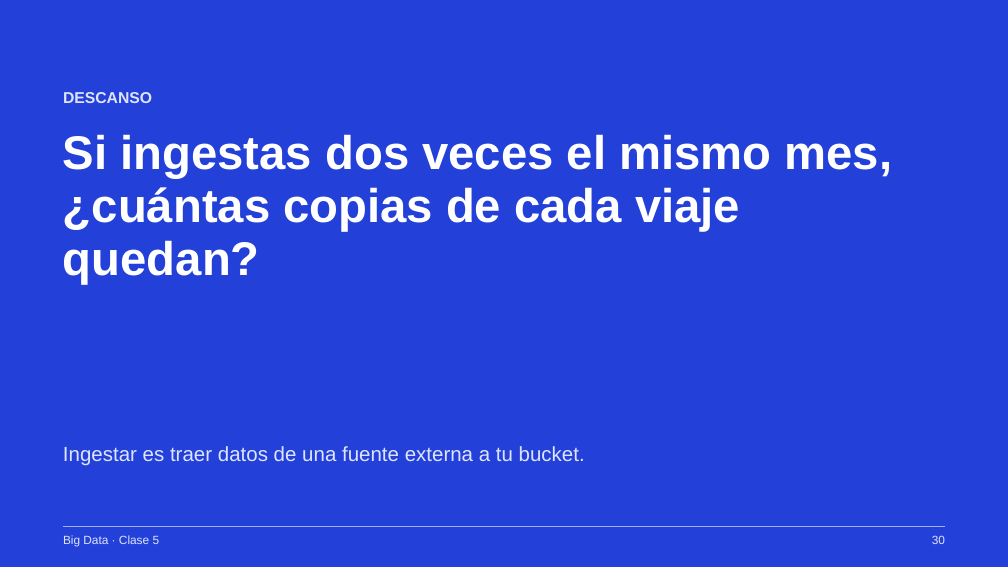
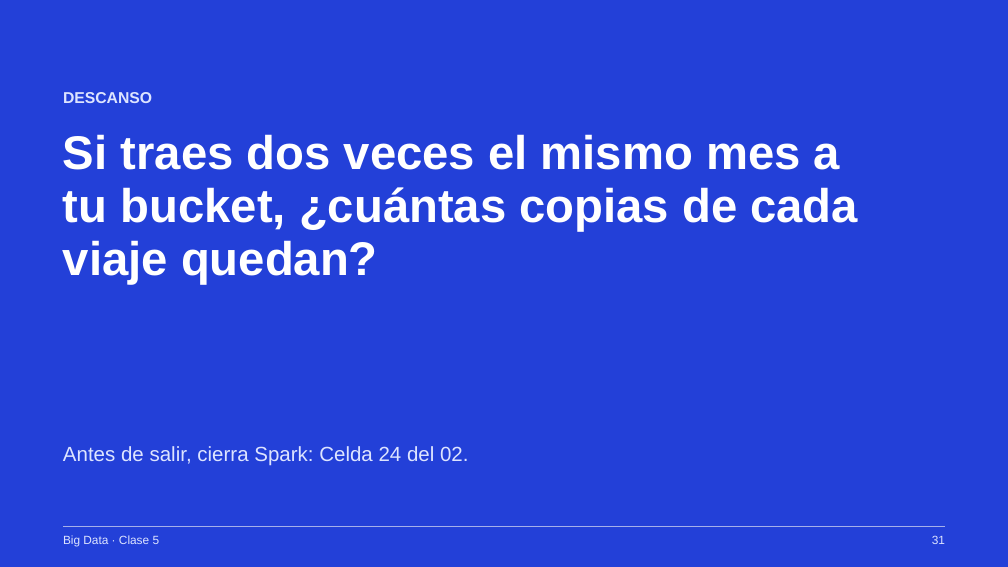
Before and after one commit to Apaezc/bigdata-udem-2026, a slide deck: slide 31 of curso/clase05/deck/slides.pptx (slide 30 before the commit). Drawn at 1008x567 pixels with LibreOffice and Linux fonts; fonts in the diff are those of the drawing. Boxes give left, top, right and bottom in pixels: in the first picture for what was removed or moved away, otherwise in the second. Text is boxed around its words. In the diff, an @@ line names an element or a change of style, - is before the commit and + after.

```diff
--- a/curso/clase05/deck/slides.pptx
+++ b/curso/clase05/deck/slides.pptx
@@ text at (x1=63, y1=134, x2=858, y2=285): text changed @@
-Si ingestas dos veces el mismo mes, ¿cuántas copias de cada viaje quedan?
+Si traes dos veces el mismo mes a tu bucket, ¿cuántas copias de cada viaje quedan?
@@ text at (x1=63, y1=446, x2=468, y2=466): text changed @@
-Ingestar es traer datos de una fuente externa a tu bucket.
+Antes de salir, cierra Spark: Celda 24 del 02.
@@ text at (x1=932, y1=536, x2=945, y2=544): text changed @@
-30
+31
```
Also in this commit, not shown: 38 other slides changed, 3 slides added, 5 other files.
